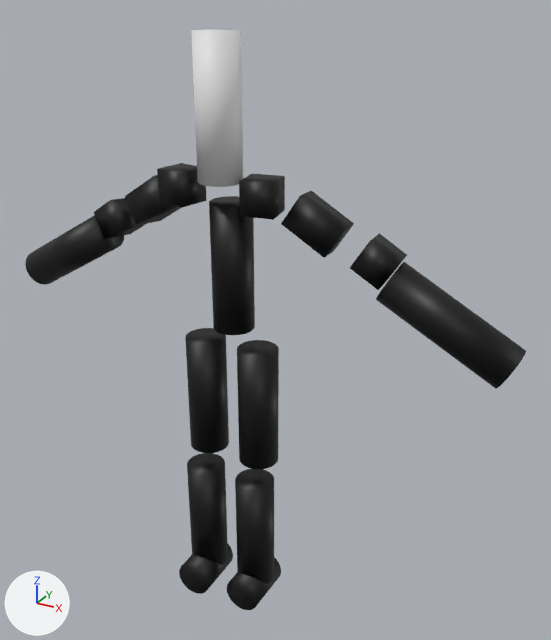
Two versions of the glTF model simple3D.glb, one commit apart.
Camera for both pictures: a camera (50 mm lens) standing at (1.34, -2.11, 1.3) and looking at (0.12, 0.11, 0.19). The axes (+X, +Y, +Z) are drawn at lower left. The lights are the same throughout. Where no turn or scale is listed for an object, it has been applied to the vertices. Vertices at the same position are counted once.
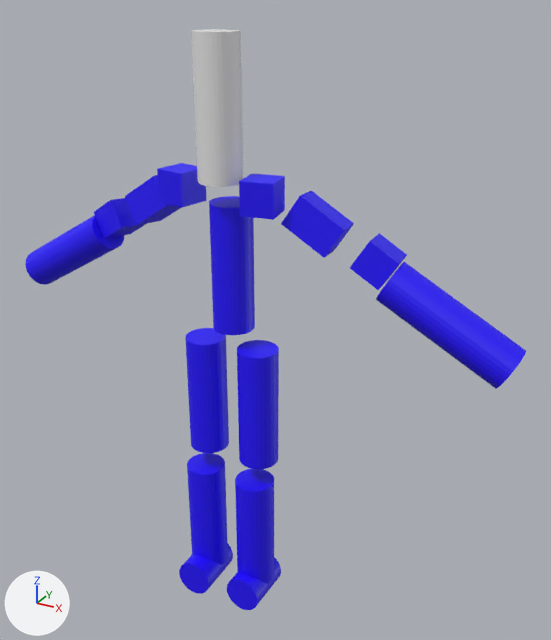
The newer file is also turned or shifted as a whole; pictures and numbers use the older file's frame.

What differs and where, as boxes [x1, y1, x2, y2] in the pictures (551 x 640 px):
'Cylinder.007', recoloured, shading changed (black to blue)
    both: [25, 29, 526, 610]

The change, as a list of edits to the scene's bpy script:
```text
Change mat_material:
    mat_material.base_color: (0.0, 0.0, 0.0) -> (0.0147, 0.0, 1.0)  # black #000000 -> blue #2000ff
Change me_cylinder_007:
    where me_cylinder_007.from_pydata(...)  # 688 vertices, 1312 faces; spans x -1.01..1.0, y -0.15..0.15, z -1.06..1.09
    used by ob_cylinder_007; location = (0.0, 0.0, 0.084)
    me_cylinder_007 part 1: 1192 of the faces centred in x -1.01..1.0, y -0.15..0.14, z -1.06..1.09 are now shaded flat
```
